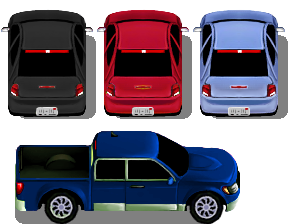
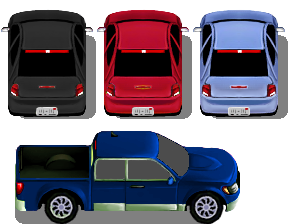
Before/after of a 288 x 224 layered artwork. What changed in the layer stack:
added layer "Truck1Blue_Glass" (70%) above "Truck1Blue.png" over [95, 134, 189, 179]
painted on "Truck1Blue.png" over [95, 134, 189, 179]
